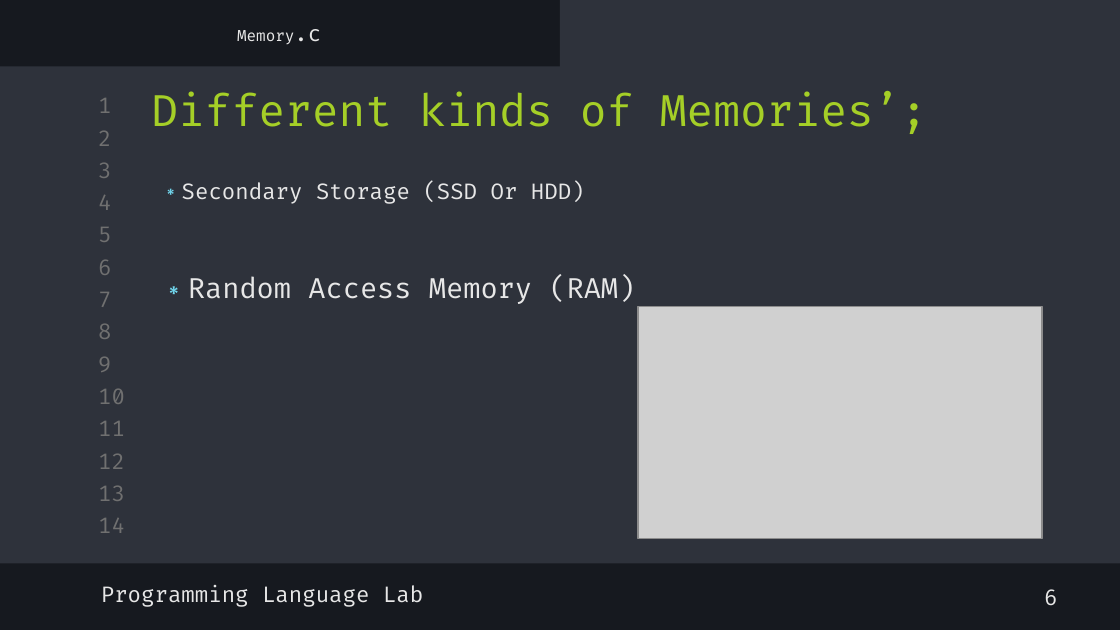
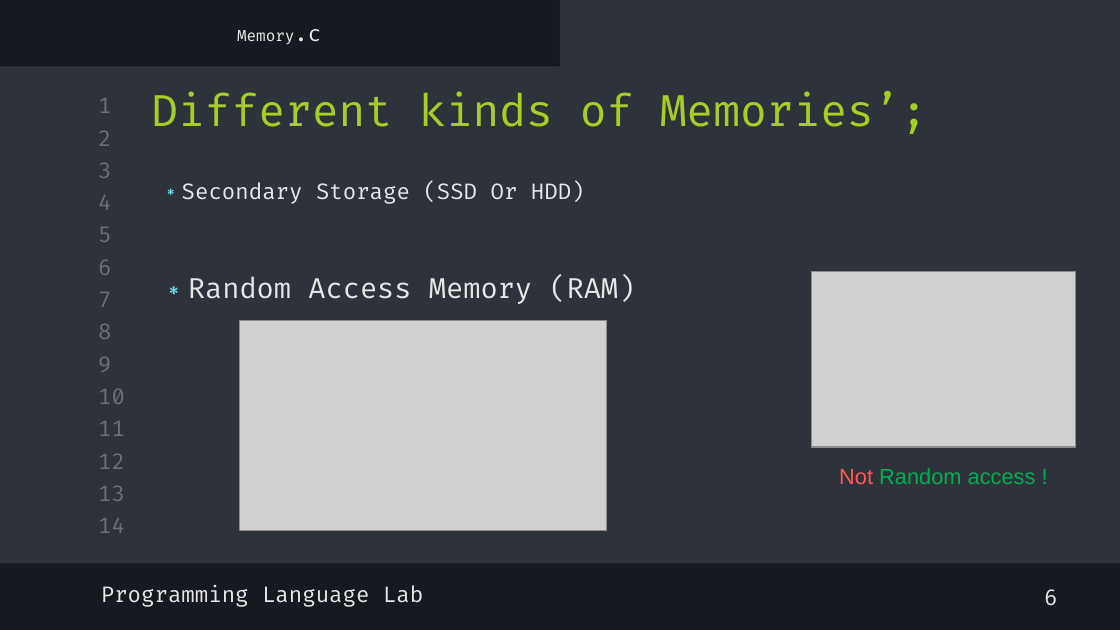
Before and after one commit to shayan-naghizadeh/C-Lab-AUT, a slide deck: slide 8 of slides/1.Introduction/Intro.pptx. Drawn at 1120x630 pixels with LibreOffice and Linux fonts; fonts in the diff are those of the drawing; grey boxes stand for pictures. Boxes give left, top, right and bottom in pixels: in the first picture for what was removed or moved away, otherwise in the second. Text is boxed around its words. In the diff, an @@ line names an element or a change of style, - is before the commit and + after.

```diff
--- a/slides/1.Introduction/Intro.pptx
+++ b/slides/1.Introduction/Intro.pptx
@@ picture added at (812, 271, 1075, 447) @@
@@ picture: place and size @@
-picture at (638, 307, 1043, 539)
+picture at (240, 320, 607, 531)
@@ text added at (839, 468, 1036, 484), 14 pt, text #00B050 @@
+Not Random access !
```
Also in this commit, not shown: 8 other files.
